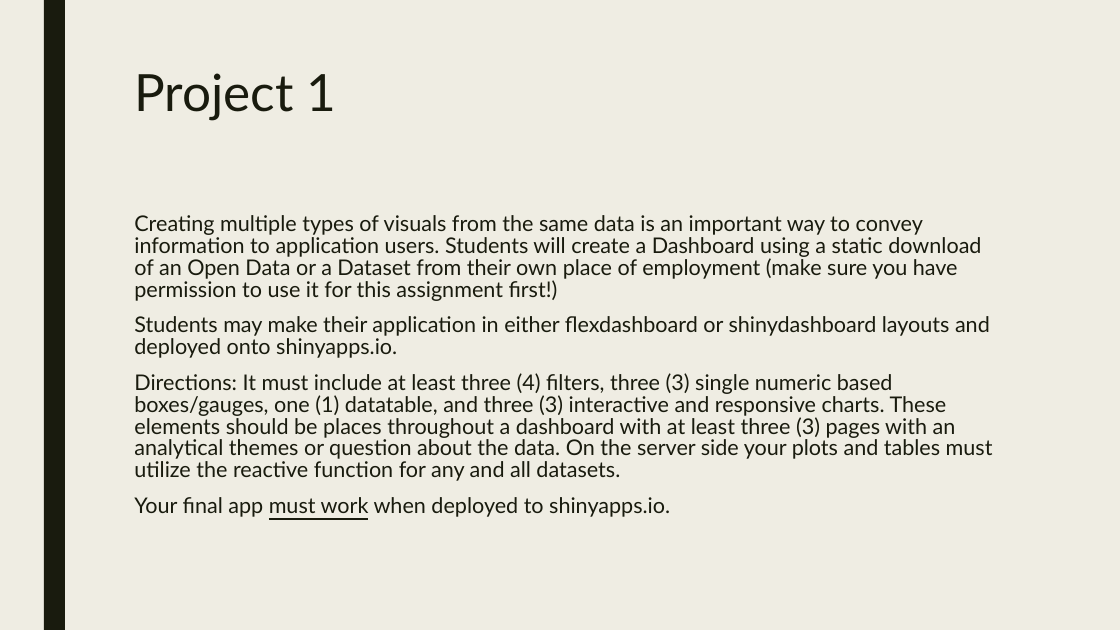
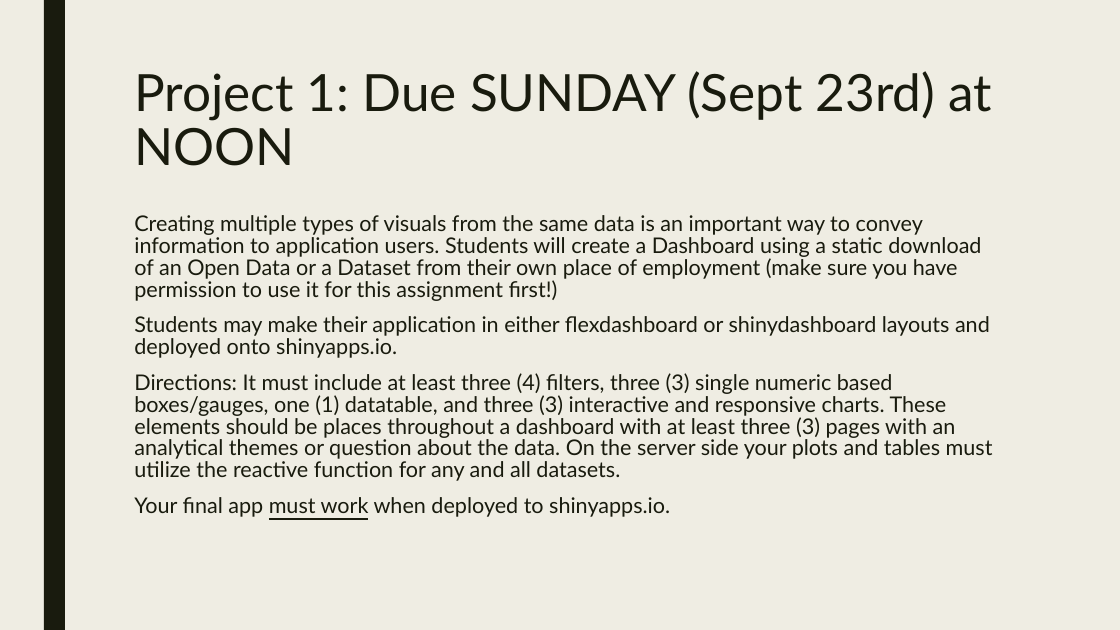
Before and after one commit to RforOperations2018/Class_7-CSS, a slide deck: slide 7 of Class 7.pptx. Drawn at 1120x630 pixels with LibreOffice and Linux fonts; fonts in the diff are those of the drawing. Boxes give left, top, right and bottom in pixels: in the first picture for what was removed or moved away, otherwise in the second. Text is boxed around its words. In the diff, an @@ line names an element or a change of style, - is before the commit and + after.

Commit message:
Project 1 Due Date change

```diff
--- a/Class 7.pptx
+++ b/Class 7.pptx
@@ title at (134, 71, 993, 166): text changed @@
-Project 1
+Project 1: Due SUNDAY (Sept 23rd) at NOON
```
Also in this commit, not shown: 1 other file.
